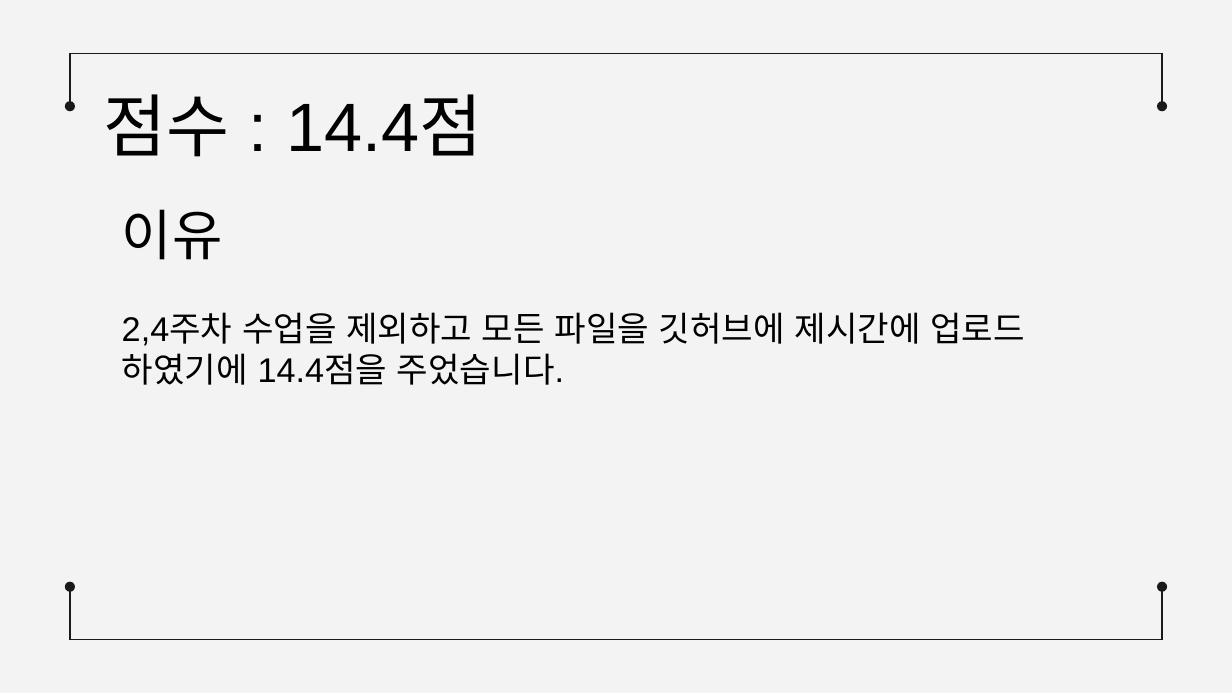
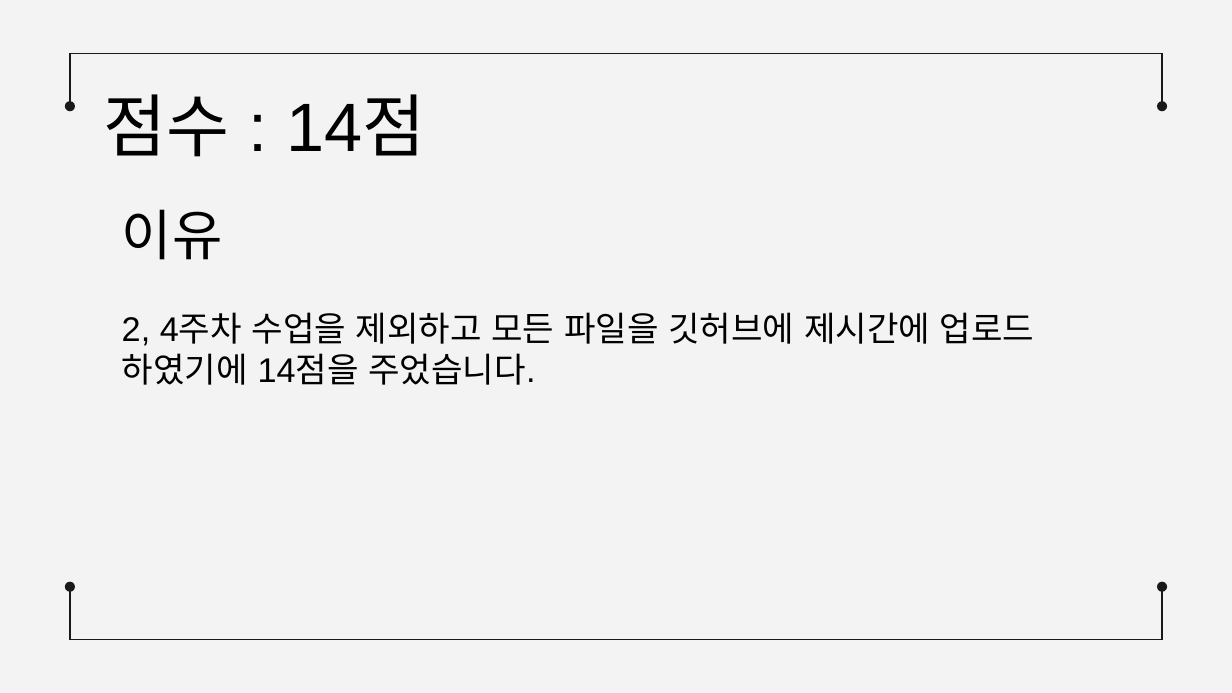
Before and after one commit to PARK-DOHYUN/SystemProgramming, a slide deck: slide 76 of 리눅스 명령어 및 깃허브.pptx (slide 66 before the commit). Drawn at 1232x693 pixels with LibreOffice and Linux fonts; fonts in the diff are those of the drawing. Boxes give left, top, right and bottom in pixels: in the first picture for what was removed or moved away, otherwise in the second. Text is boxed around its words. In the diff, an @@ line names an element or a change of style, - is before the commit and + after.

```diff
--- a/리눅스 명령어 및 깃허브.pptx
+++ b/리눅스 명령어 및 깃허브.pptx
@@ text at (x1=104, y1=94, x2=426, y2=157): text changed @@
-점수 : 14.4점
+점수 : 14점
@@ text at (x1=122, y1=312, x2=1035, y2=385): text changed @@
-2,4주차 수업을 제외하고 모든 파일을 깃허브에 제시간에 업로드 하였기에 14.4점을 주었습니다.
+2, 4주차 수업을 제외하고 모든 파일을 깃허브에 제시간에 업로드 하였기에 14점을 주었습니다.
```
Also in this commit, not shown: 61 slides added, 51 slides removed, 1 other file.
